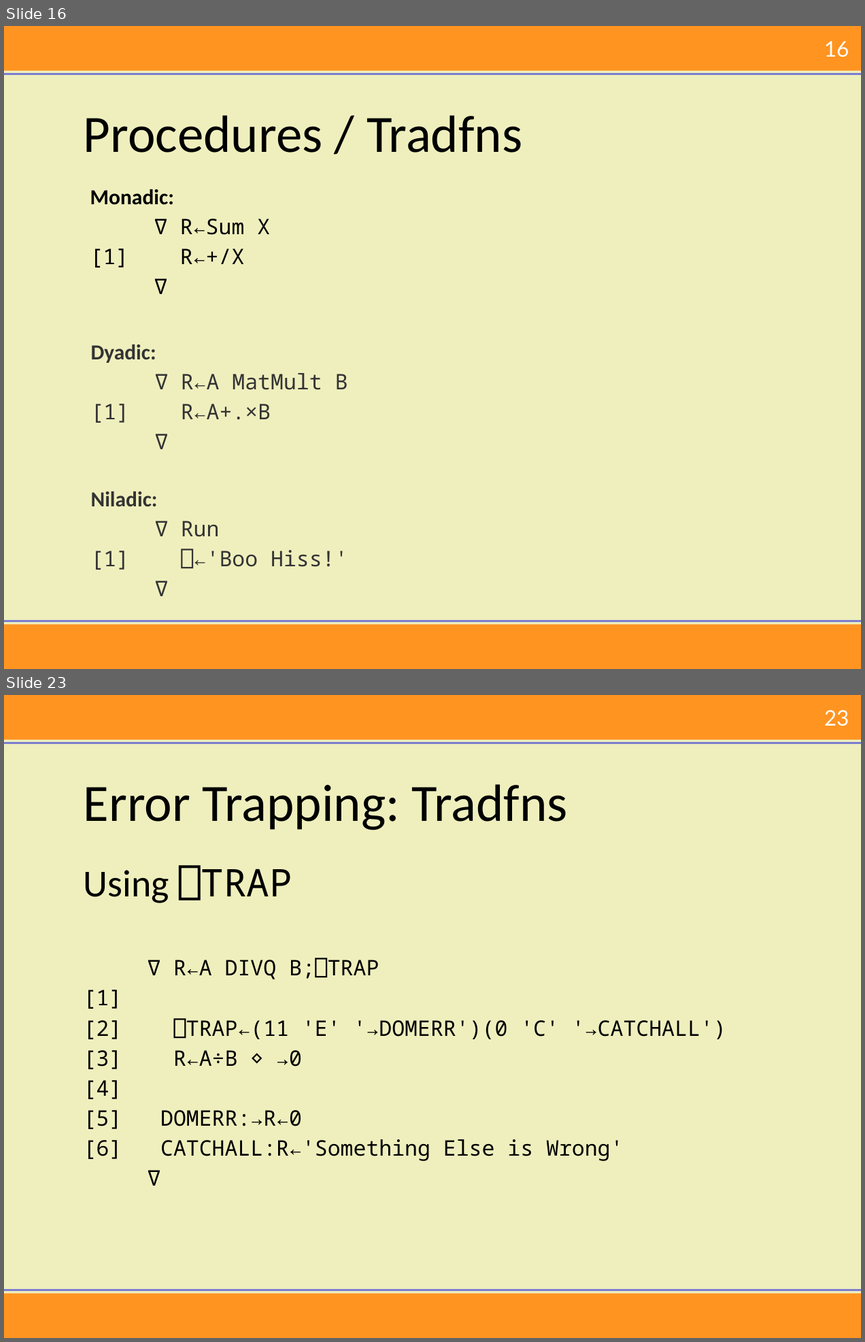
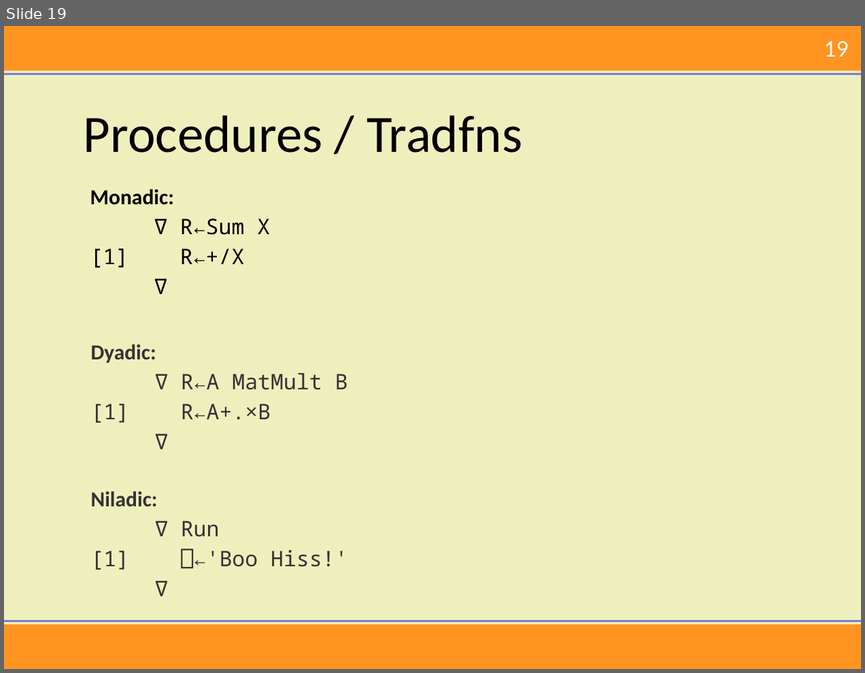
Before and after one commit to mkromberg/ECUST2018, a slide deck: Intro.pptx. Shown one above the other, each under a label of ours: slides 16 and 23 before the commit, slide 19 after it; the slides between them are not shown. The pictures are 865x1342 and 865x673 pixels, drawn with LibreOffice and Linux fonts; fonts in the diff are those of the drawing; background and template pictures are left out. Boxes give left, top, right and bottom in pixels: in the first picture for what was removed or moved away, otherwise in the second. Text is boxed around its words. In the diff, an @@ line names an element or a change of style, - is before the commit and + after.

```diff
--- a/Intro.pptx
+++ b/Intro.pptx
@@ slide 23 removed at (4,695,861,1338), background #EFEFBE; not listed: 5 template elements that a slide beside it also shows @@
@@ title removed at (84,784,567,830) @@
-Error Trapping: Tradfns
@@ text removed at (84,865,726,1161) @@
-Using ⎕TRAP
-∇ R←A DIVQ B;⎕TRAP
-[1]
-[2] ⎕TRAP←(11 'E' '→DOMERR')(0 'C' '→CATCHALL')
-[3] R←A÷B ⋄ →0
-[4]
-[5] DOMERR:→R←0
-[6] CATCHALL:R←'Something Else is Wrong'
-∇
@@ what was slide 16 is now slide 19 @@
@@ page number at (824,41,849,57): text changed @@
-16
+19
```
Also in this commit, not shown: 7 slides changed, 5 slides added, 6 other slides removed, 1 other file.
